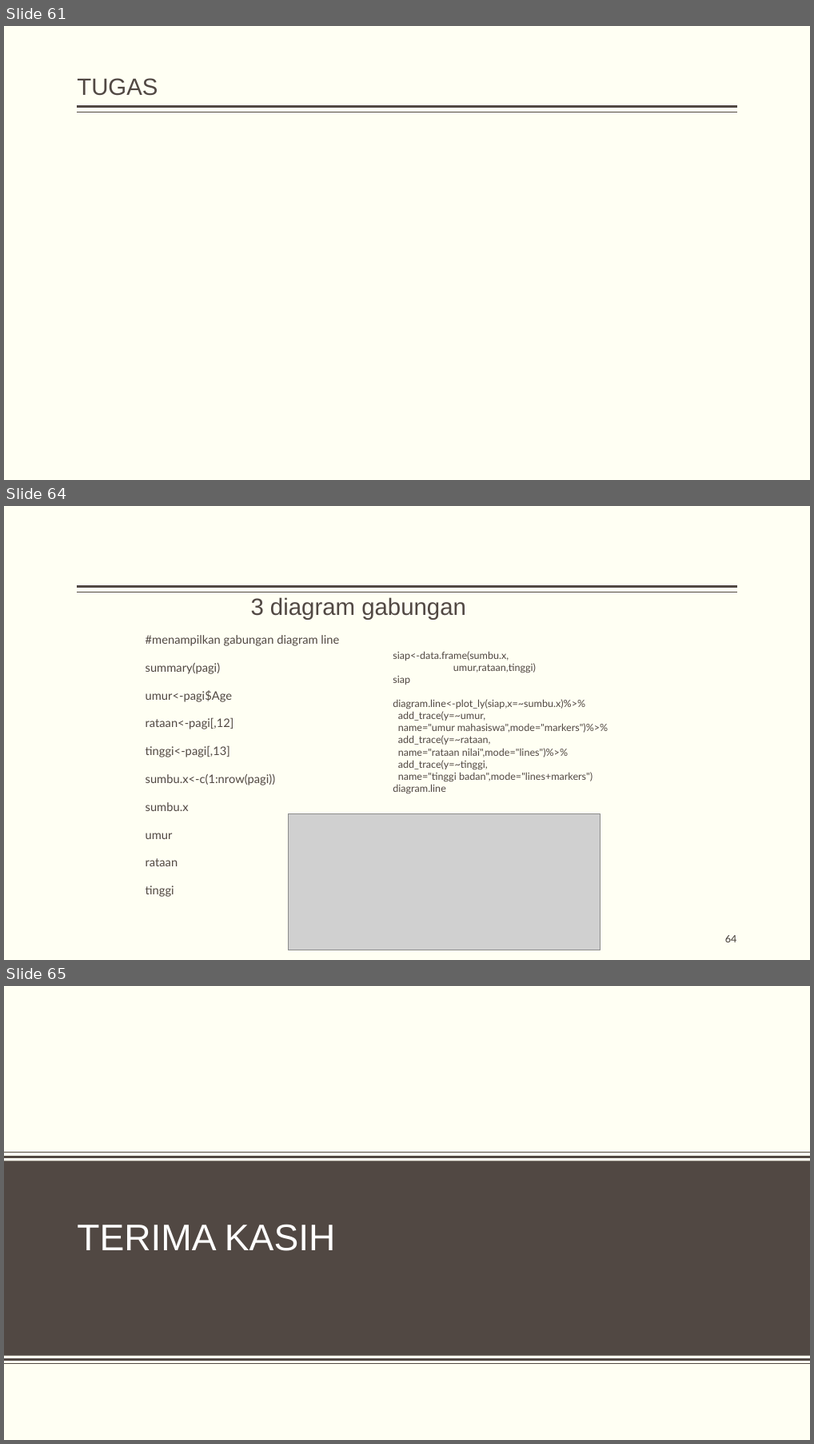
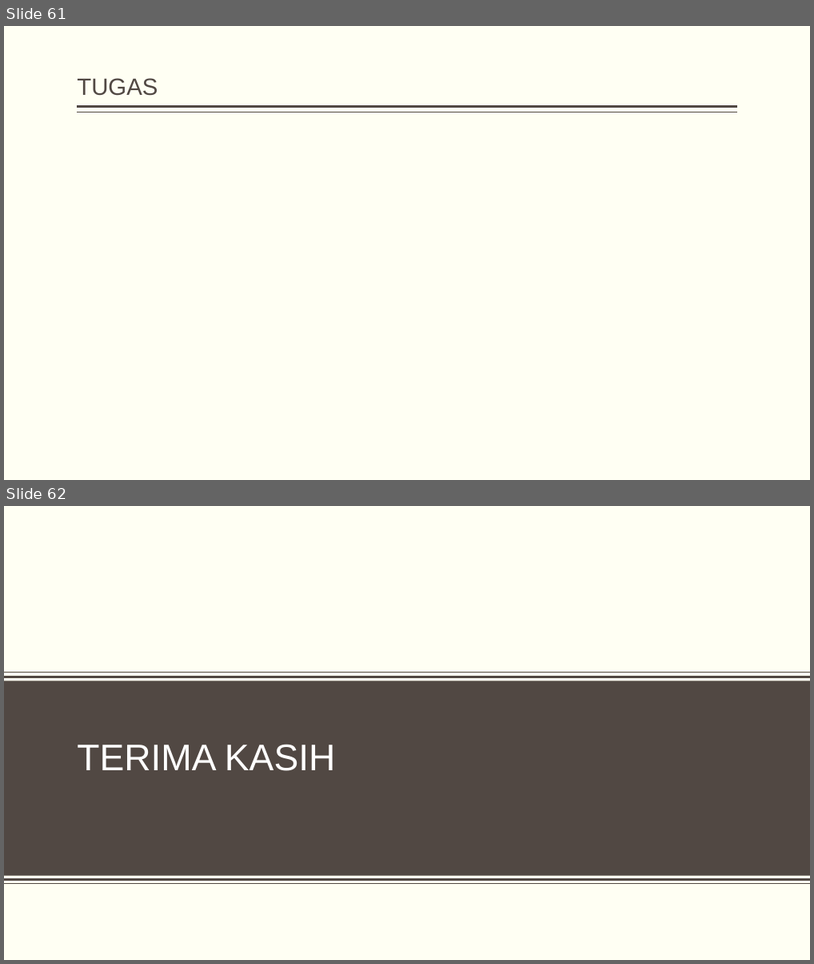
Before and after one commit to dewikiswani/ganesha--R, a slide deck: 201907 -- Pelatihan R ganesha - day1.pptx. Shown one above the other, each under a label of ours: slides 61, 64 and 65 before the commit, slides 61 and 62 after it; the slides between them are not shown. The pictures are 814x1444 and 814x964 pixels, drawn with LibreOffice and Linux fonts; fonts in the diff are those of the drawing; grey boxes stand for pictures; background and template pictures are left out. Boxes give left, top, right and bottom in pixels: in the first picture for what was removed or moved away, otherwise in the second. Text is boxed around its words. In the diff, an @@ line names an element or a change of style, - is before the commit and + after.

```diff
--- a/201907 -- Pelatihan R ganesha - day1.pptx
+++ b/201907 -- Pelatihan R ganesha - day1.pptx
@@ slide 64 removed at <box>4,506,810,960</box>, background #FFFFF3; not listed: 2 template elements that a slide beside it also shows @@
@@ title removed at <box>251,597,466,619</box> @@
-3 diagram gabungan
@@ text removed at <box>146,635,339,896</box> @@
-#menampilkan gabungan diagram line
-summary(pagi)
-umur<-pagi$Age
-rataan<-pagi[,12]
-tinggi<-pagi[,13]
-sumbu.x<-c(1:nrow(pagi))
-sumbu.x
-umur
-rataan
-tinggi
@@ text removed at <box>393,651,608,794</box> @@
-siap<-data.frame(sumbu.x,
-umur,rataan,tinggi)
-siap
-diagram.line<-plot_ly(siap,x=~sumbu.x)%>%
-add_trace(y=~umur,
-name="umur mahasiswa",mode="markers")%>%
-add_trace(y=~rataan,
-name="rataan nilai",mode="lines")%>%
-add_trace(y=~tinggi,
-name="tinggi badan",mode="lines+markers")
-diagram.line
@@ picture removed at <box>288,813,601,950</box> @@
@@ page number removed at <box>726,935,738,942</box> @@
-64
@@ what was slide 65 is now slide 62 @@
```
Also in this commit, not shown: 2 other slides removed.
